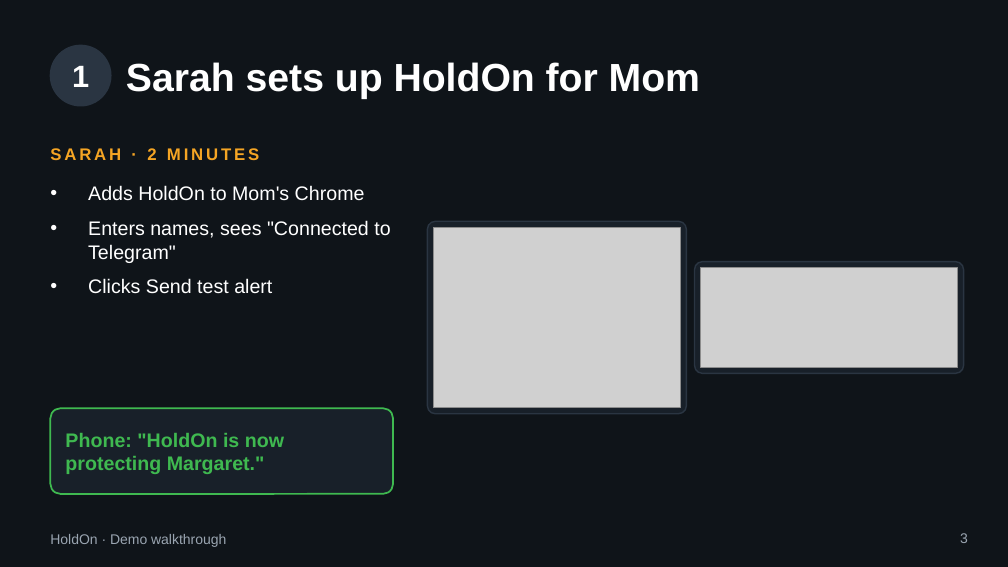
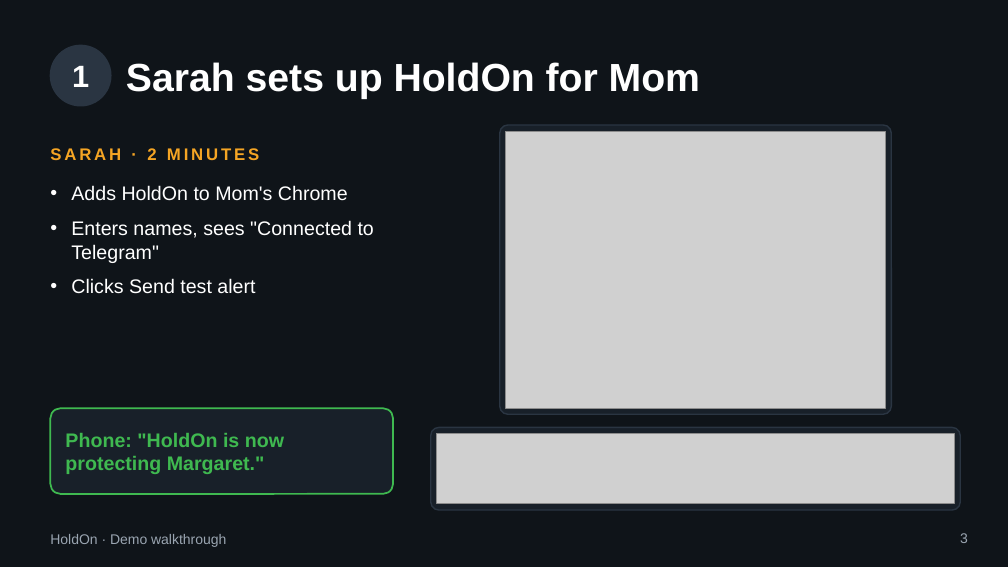
Before and after one commit to nidhishrajan/holdon, a slide deck: slide 3 of pitch/HoldOn-demo-walkthrough.pptx. Drawn at 1008x567 pixels with LibreOffice and Linux fonts; fonts in the diff are those of the drawing; grey boxes stand for pictures. Boxes give left, top, right and bottom in pixels: in the first picture for what was removed or moved away, otherwise in the second. Text is boxed around its words. In the diff, an @@ line names an element or a change of style, - is before the commit and + after.

```diff
--- a/pitch/HoldOn-demo-walkthrough.pptx
+++ b/pitch/HoldOn-demo-walkthrough.pptx
@@ rounded rectangle: place and size @@
-rounded rectangle at box(427, 222, 686, 414)
+rounded rectangle at box(500, 125, 891, 414)
@@ rounded rectangle at box(500, 125, 891, 414): proportions changed @@
@@ picture: place and size @@
-picture at box(433, 228, 680, 408)
+picture at box(506, 131, 885, 408)
@@ text "Adds HoldOn to Mom's Chrome" at box(71, 185, 374, 294): indent changed @@
@@ picture removed at box(701, 268, 958, 368) @@
@@ rounded rectangle at box(430, 427, 960, 510): proportions changed @@
@@ rounded rectangle: place and size @@
-rounded rectangle at box(695, 262, 964, 374)
+rounded rectangle at box(430, 427, 960, 510)
@@ picture added at box(436, 433, 954, 504) @@
```
Also in this commit, not shown: 8 other slides changed, 2 other files.
